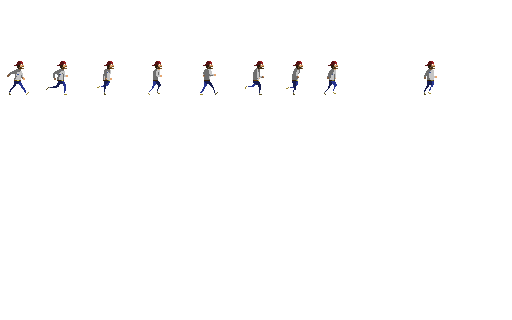
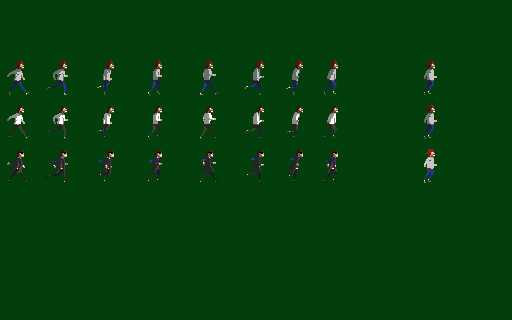
Layered file, before and after one edit (512 × 320). Changes by layer:
added layer "Dark 2" (darken, 45%) in group "Revision" over 7, 105, 433, 139
added layer "Revision 2" in group "Revision" over 7, 105, 437, 139
added layer "Dark 3" (darken, 45%) in group "Revision" over 7, 150, 337, 183
added layer "Revision 3" in group "Revision" over 7, 149, 437, 183
showed "Background" over 0, 0, 512, 320
